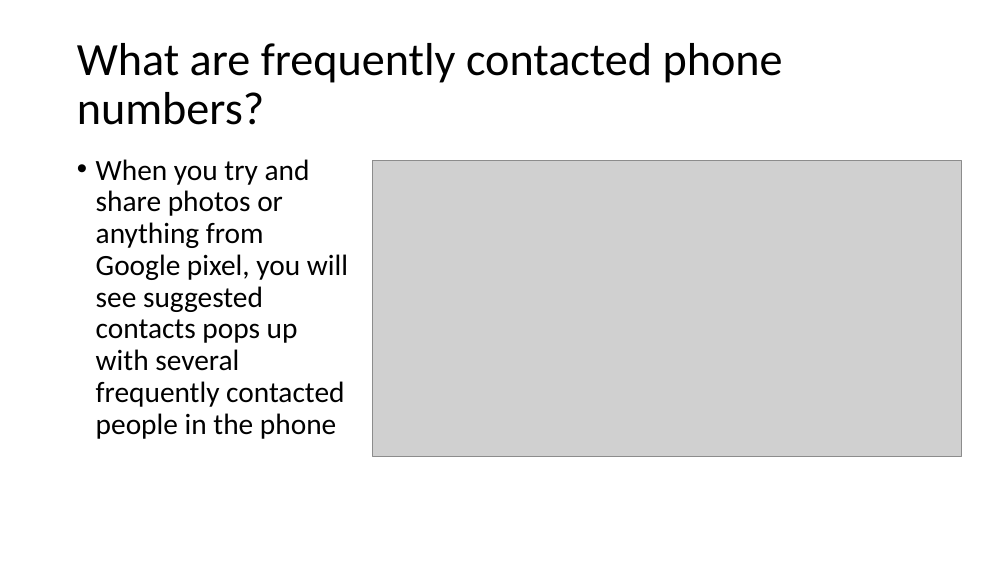
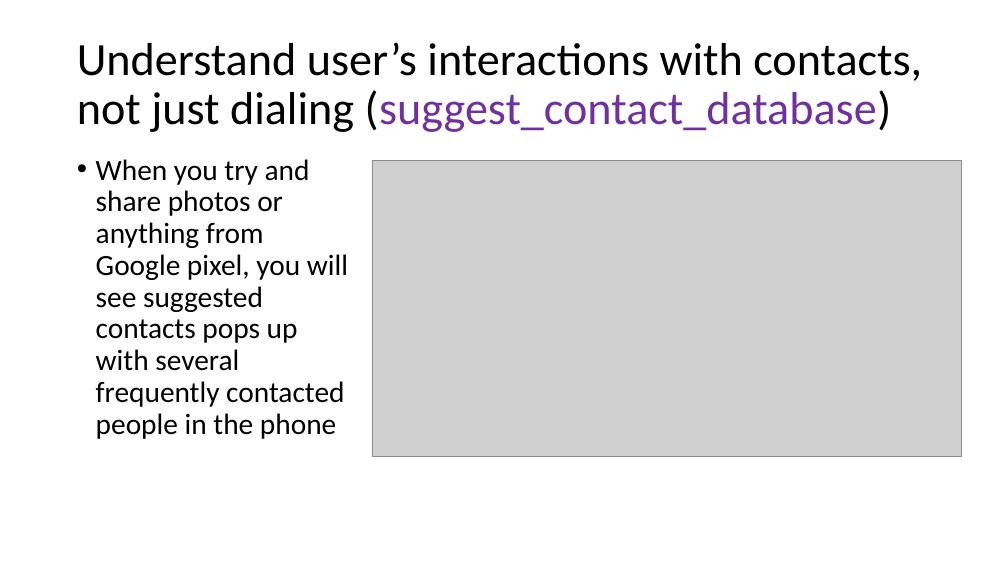
Before and after one commit to frankwxu/digital-forensics-lab, a slide deck: slide 16 of Android10/5_2_2_GMS_App_Investigations_Dialer.pptx (slide 10 before the commit). Drawn at 1008x567 pixels with LibreOffice and Linux fonts; fonts in the diff are those of the drawing; grey boxes stand for pictures; background and template pictures are left out. Boxes give left, top, right and bottom in pixels: in the first picture for what was removed or moved away, otherwise in the second. Text is boxed around its words. In the diff, an @@ line names an element or a change of style, - is before the commit and + after.

```diff
--- a/Android10/5_2_2_GMS_App_Investigations_Dialer.pptx
+++ b/Android10/5_2_2_GMS_App_Investigations_Dialer.pptx
@@ title at [77,42,922,132]: text changed @@
-What are frequently contacted phone numbers?
+Understand user’s interactions with contacts, not just dialing (suggest_contact_database)
```
Also in this commit, not shown: 2 other slides changed, 8 slides added, 2 slides removed, 2 other files.
